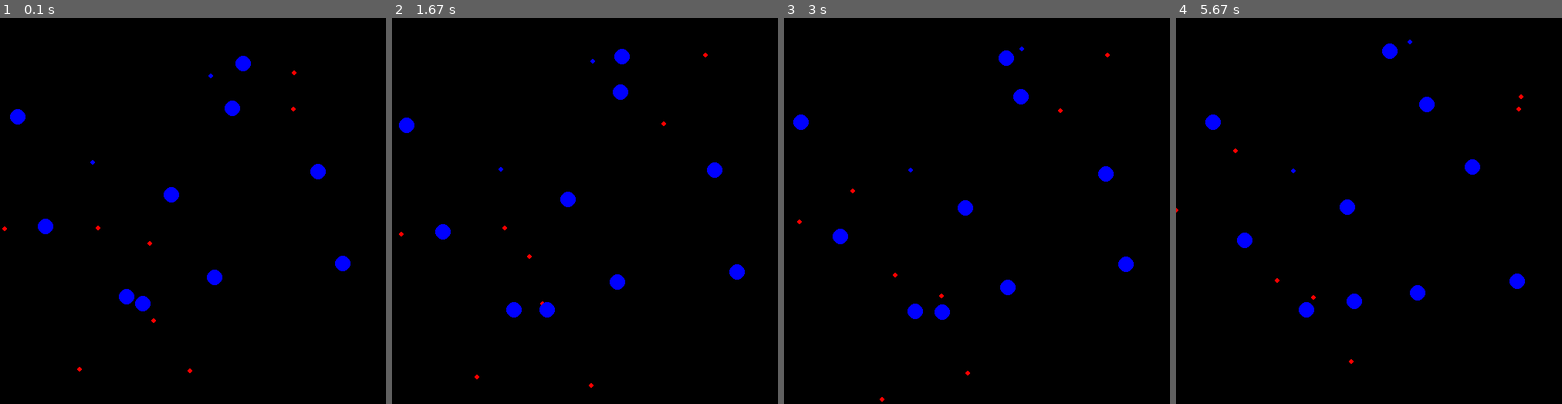
Above: before the commit, frames 1-4 (left to right).
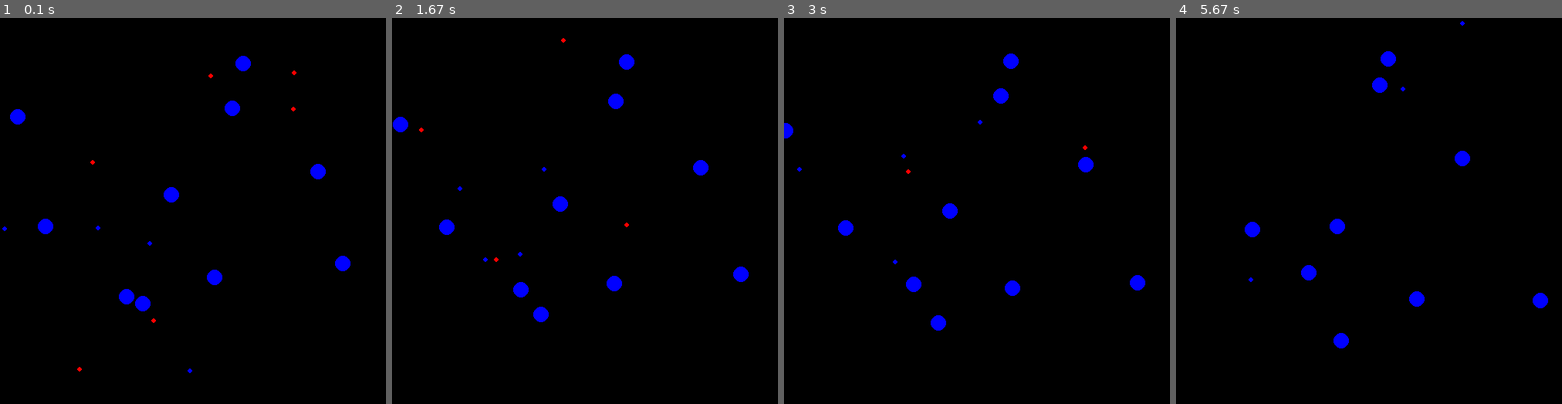
Above: after the commit, the same moments.

Repository: Athansya/dengue-simulation
Game: pygame game, started from scripts/dengueSim_test/board_test.py
Same seed, same stepped clock (60 frames per second), same inputs: the game is played once before the commit and once after it.
Inputs:
- Up to frame 1 (0.1 s): no input
- Up to frame 2 (1.67 s): no input
- Up to frame 3 (3 s): no input
- Up to frame 4 (5.67 s): no input

The runs differ from the first frame. In frame 1, less than 0.1% of the frame differs, in the area x 0-56%, y 14-92%; in frame 2, 1.7%; in frame 3, 2.2%; in frame 4, 2.2%, in the area x 0-97%, y 0-90%.

Commit message:
Added abstract base class and refactored code.

Diff:
--- a/dengueSim/__init__.py
+++ b/dengueSim/__init__.py
@@ -12,5 +12,6 @@
 Description:
 '''
 
+from .agent import Agent
 from .human import Human
 from .mosquito import Mosquito
--- /dev/null
+++ b/dengueSim/agent.py
@@ -0,0 +1,64 @@
+"""
+File: agent.py
+Project: dengueSim
+File Created: Monday, 2nd October 2023 10:22:56 am
+Author: Alfonso Toriz Vazquez (atoriz98@comunidad.unam.mx)
+-----
+Last Modified: Monday, 2nd October 2023 10:23:11 am
+Modified By: Alfonso Toriz Vazquez (atoriz98@comunidad.unam.mx>)
+-----
+License: MIT License
+-----
+Description: Abstract base agent class.
+"""
+
+from abc import ABC, abstractmethod
+from dataclasses import dataclass
+import numpy as np
+
+
+@dataclass(slots=True)
+class Agent(ABC):
+    position: np.ndarray
+    velocity: np.ndarray
+    state: int
+
+    def __post_init__(self):
+        # TODO CHANGE ERROR INFORMATION
+        if self.position.shape != (2,):
+            raise ValueError("Agent position must be a 1x2 array!")
+        if self.velocity.shape != (2,):
+            raise ValueError("Agent velocity must be a 1x2 array!")
+
+    def move(self) -> None:
+        self.position += self.velocity
+
+    def update_velocity(self, new_velocity: np.ndarray) -> None:
+        if new_velocity.shape != (2,):
+            raise ValueError("Agent velocity must be a 1x2 array!")
+
+        self.velocity += new_velocity
+
+    def update_state(self, new_state: int) -> None:
+        # TODO ADD TEST TO CHECK VALID STATES
+        self.state = new_state
+
+    @abstractmethod
+    def draw(self) -> None:
+        """Abstract method to draw agent. MUST be overriden!"""
+        pass
+
+    @abstractmethod
+    def check_neighbors(self) -> None:
+        """Abstract method for checking neighbors of agent."""
+        pass
+
+    @abstractmethod
+    def apply_rules(self) -> None:
+        """Abstract method for rules of agent."""
+        pass
+
+    @abstractmethod
+    def _handle_borders(self) -> None:
+        """Abstract method for handling borders of agent."""
+        pass
--- a/dengueSim/human.py
+++ b/dengueSim/human.py
@@ -1,4 +1,4 @@
-'''
+"""
 File: human.py
 Project: dengueSim
 File Created: Sunday, 1st October 2023 7:12:15 pm
@@ -10,26 +10,68 @@
 License: MIT License
 -----
 Description: Human class from dengueSim.
-'''
-from dataclasses import dataclass
+"""
+from .agent import Agent
+from icecream import ic
+import numpy as np
+import pygame
 import random
-from pygame import Vector2
 
-@dataclass(slots=True)
-class Human():
-    position: tuple[float, float]
-    velocity: tuple[float, float]
-    state: int
 
-    # def __post_init__(self):
-        # if self.position.shape != (1, 2):
-            # raise ValueError("Human position must be a 1x2 array")
-        # if self.velocity.shape != (1, 2):
-            # raise ValueError("Human velocity must be a 1x2 array")
+class Human(Agent):
+    def __init__(self, position, velocity, state):
+        super().__init__(position, velocity, state)
+
+    def draw(self, screen: pygame.Surface, color: str, radius: int | float) -> None:
+        pygame_vector = pygame.Vector2(self.position[0], self.position[1])
+        pygame.draw.circle(screen, color, pygame_vector, radius)
+
+    def apply_rules(self) -> None:
+        pass
+
+    def check_neighbors(self, neighbors: list[Agent]) -> None:
+        pass
+
+    def _handle_borders(self) -> None:
+        pass
+
+
+def main():
+    # Valid boundaries
+    max_position_x = 500
+    max_position_y = 500
+
+    # Creates object
+    human = Human(
+        position=np.asarray(
+            [random.uniform(0, max_position_x), random.uniform(0, max_position_y)]
+        ),
+        velocity=np.asarray(
+            [random.uniform(0, max_position_x), random.uniform(0, max_position_y)]
+        ),
+        state=random.choice([0, 1, 2]),
+    )
+
+    print("Original human")
+    ic(human)
+
+    # Modifies object
+    print("Updated human position")
+    human.move()
+    ic(human)
+
+    print("Updated state and velocity")
+    human.update_state(1)
+    human.update_velocity(np.array([1, 2]))
+    ic(human)
+
+    # Checks instance
+    print("Checking instance type")
+    ic(type(human))
+    ic(issubclass(Human, Agent))
+    ic(isinstance(human, Human))
+    ic(isinstance(human, Agent))
 
 
 if __name__ == "__main__":
-    mosquito = Human(
-        position=(random.uniform(0, 10), random.uniform(0, 10)),
-        velocity=(random.uniform(-1, 1), random.uniform(-1, 1))
-    )
+    main()
--- a/dengueSim/mosquito.py
+++ b/dengueSim/mosquito.py
@@ -1,4 +1,4 @@
-'''
+"""
 File: mosquito.py
 Project: dengueSim
 File Created: Sunday, 1st October 2023 7:12:04 pm
@@ -10,25 +10,73 @@
 License: MIT License
 -----
 Description: Mosquito class from dengueSim.
-'''
-from dataclasses import dataclass
+"""
+from .agent import Agent
+from icecream import ic
+import numpy as np
+import pygame
 import random
 
-@dataclass(slots=True)
-class Mosquito():
-    position: tuple[float, float]
-    velocity: tuple[float, float]
-    state: int
 
-    # def __post_init__(self):
-        # if len(self.position) != 2:
-            # raise ValueError("Mosquito position must be a tuple of length 2")
-        # if len(self.velocity) != 2:
-            # raise ValueError("Mosquito velocity must be a tuple of length 2")
+class Mosquito(Agent):
+    def __init__(self, position, velocity, state):
+        super().__init__(position, velocity, state)
+
+    def draw(
+        self,
+        screen: pygame.Surface,
+        color: str,
+        radius: int|float
+    ) -> None:
+        pygame_vector = pygame.Vector2(self.position[0], self.position[1])
+        pygame.draw.circle(screen, color, pygame_vector, radius)
+
+    def apply_rules(self) -> None:
+        pass
+
+    def check_neighbors(self, neighbors: list[Agent]) -> None:
+        pass
+
+    def _handle_borders(self) -> None:
+        pass
+
+
+def main():
+    # Valid boundaries
+    max_position_x = 500
+    max_position_y = 500
+
+    # Creates object
+    mosquito = Mosquito(
+        position=np.asarray(
+            [random.uniform(0, max_position_x), random.uniform(0, max_position_y)]
+        ),
+        velocity=np.asarray(
+            [random.uniform(0, max_position_x), random.uniform(0, max_position_y)]
+        ),
+        state=random.choice([0, 1, 2]),
+    )
+
+    print("Original mosquito")
+    ic(mosquito)
+
+    # Modifies object
+    print("Updated mosquito position")
+    mosquito.move()
+    ic(mosquito)
+
+    print("Updated state and velocity")
+    mosquito.update_state(1)
+    mosquito.update_velocity(np.array([1, 2]))
+    ic(mosquito)
+
+    # Checks instance
+    print("Checking instance type")
+    ic(type(mosquito))
+    ic(issubclass(Mosquito, Agent))
+    ic(isinstance(mosquito, Mosquito))
+    ic(isinstance(mosquito, Agent))
 
 
 if __name__ == "__main__":
-    mosquito = Mosquito(
-        position=(random.uniform(0, 10), random.uniform(0, 10)),
-        velocity=(random.uniform(-1, 1), random.uniform(-1, 1))
-    )
+    main()
--- a/scripts/dengueSim_test/board_test.py
+++ b/scripts/dengueSim_test/board_test.py
@@ -1,4 +1,4 @@
-'''
+"""
 File: board_test.py
 Project: dengueSim_test
 File Created: Sunday, 1st October 2023 7:21:21 pm
@@ -10,11 +10,12 @@
 License: MIT License
 -----
 Description:
-'''
+"""
 from dengueSim import Human, Mosquito
+from icecream import ic
+import numpy as np
 import pygame
 import random
-from icecream import ic
 
 WIDTH = 500
 HEIGHT = 500
@@ -23,30 +24,35 @@
 MOSQUITO_RADIUS = 3
 HUMAN_RADIUS = 10
 
+
 def main():
     # States dict
     states = {"susceptible": 0, "infected": 1, "recovered": 2}
     color_map = {
         states["susceptible"]: "blue",
         states["infected"]: "red",
-        states["recovered"]: "green"
+        states["recovered"]: "green",
     }
 
     # Creates agents
     mosquito_population = [
         Mosquito(
-            position=(random.uniform(0, WIDTH), random.uniform(0, HEIGHT)),
-            velocity=(random.uniform(-10, 10), random.uniform(-10, 10)),
-            state=random.choice(list(states.values())[:-1])  # Picks random state, except recovered
-        ) for _ in range(10)
+            position=np.array([random.uniform(0, WIDTH), random.uniform(0, HEIGHT)]),
+            velocity=np.array([random.uniform(-10, 10), random.uniform(-10, 1)]),
+            state=random.choice(
+                list(states.values())[:-1]
+            ),  # Picks random state, except recovered
+        )
+        for _ in range(10)
     ]
 
     human_population = [
         Human(
-            position=(random.uniform(0, WIDTH), random.uniform(0, HEIGHT)),
-            velocity=(random.uniform(-5, 5), random.uniform(-5, 5)),
-            state=states["susceptible"]
-        ) for _ in range(10)
+            position=np.array([random.uniform(0, WIDTH), random.uniform(0, HEIGHT)]),
+            velocity=np.array([random.uniform(-1, 1), random.uniform(-1, 1)]),
+            state=states["susceptible"],
+        )
+        for _ in range(10)
     ]
 
     # Creates pygame window
@@ -57,7 +63,7 @@
     dt = 0  # Time step
 
     while running:
-        screen.fill((0,0,0))
+        screen.fill((0, 0, 0))
         # poll for events
         # pygame.QUIT event means the user clicked X to close your window
         for event in pygame.event.get():
@@ -66,57 +72,24 @@
 
         # Mosquitos
         for mosquito in mosquito_population:
-            ic(mosquito.position)
-            ic(mosquito.velocity)
             # Draw
-            pygame.draw.circle(
+            mosquito.draw(
                 screen,
                 color=color_map[mosquito.state],
-                center=pygame.Vector2(
-                    mosquito.position[0],
-                    mosquito.position[1]
-                ),
                 radius=MOSQUITO_RADIUS
             )
+            # Move
+            mosquito.move()
 
-            # Update position
-            mosquito.position = (
-                mosquito.position[0] + mosquito.velocity[0],
-                mosquito.position[1] + mosquito.velocity[1]
-            )
-
-
-            # Update velocity
-            mosquito.velocity = (
-                random.uniform(-10, 10),
-                random.uniform(-10, 10)
-            )
-
-        # Humans
         for human in human_population:
-            ic(human.position)
-            ic(human.velocity)
-            # Draw
-            pygame.draw.circle(
+            human.draw(
                 screen,
                 color=color_map[human.state],
-                center=pygame.Vector2(
-                    human.position[0],
-                    human.position[1]
-                ),
                 radius=HUMAN_RADIUS
             )
+            # Move
+            human.move()
 
-            # Update position
-            human.position = (
-                human.position[0] + human.velocity[0],
-                human.position[1] + human.velocity[1]
-            )
-
-            human.velocity = (
-                random.uniform(-5, 5),
-                random.uniform(-5, 5)
-            )
 
         pygame.display.flip()
         clock.tick(FPS)
